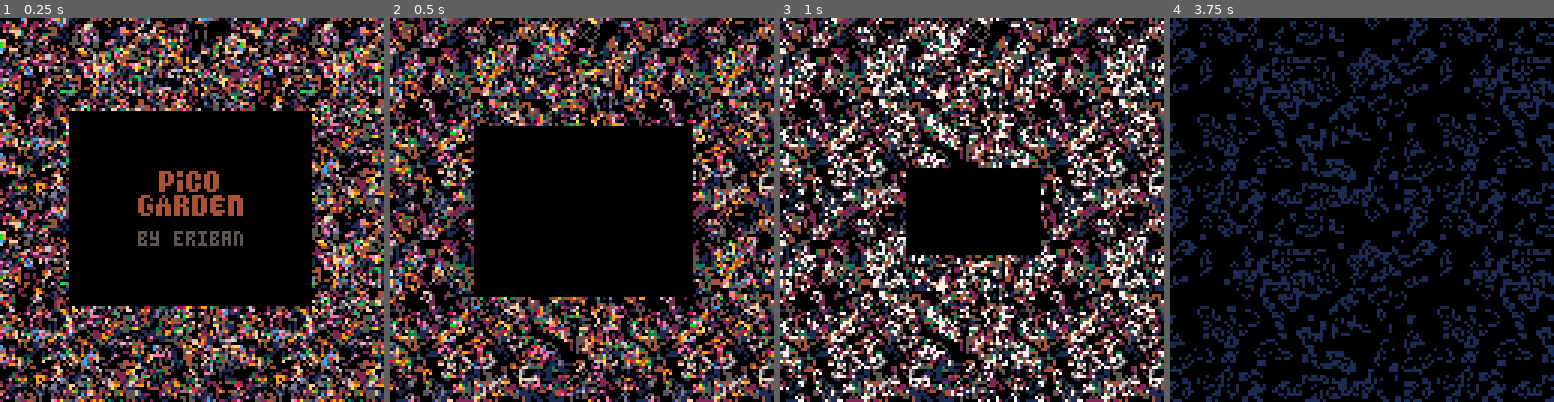
Above: before the commit, frames 1-4 (left to right).
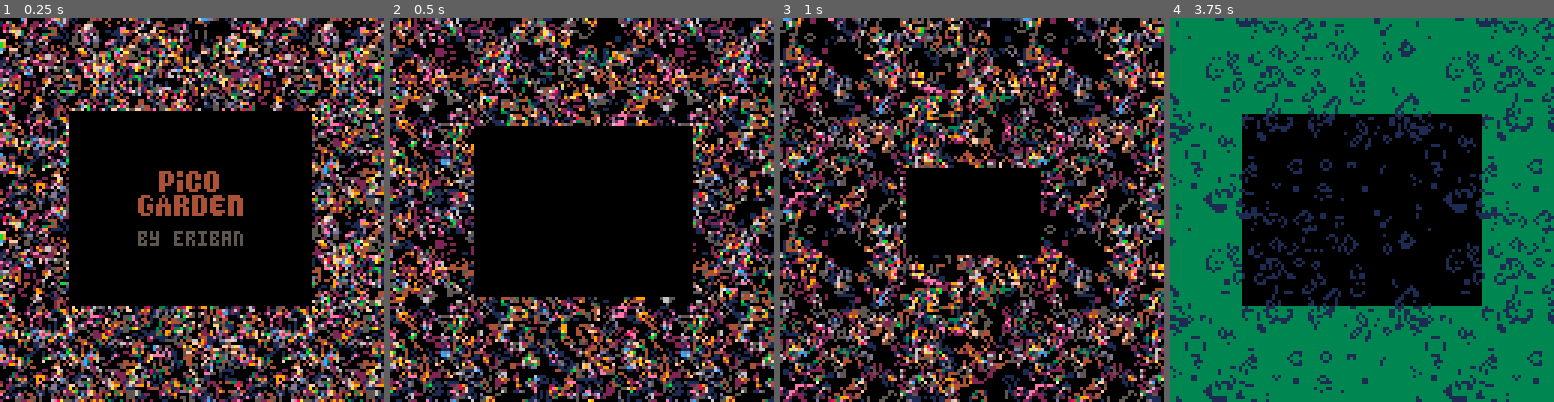
Above: after the commit, the same moments.

Repository: erwinbonsma/PicoGarden
Game: PICO-8 cartridge picogarden.p8
Same seed, same stepped clock (60 frames per second), same inputs: the game is played once before the commit and once after it.
Inputs:
- Up to frame 1 (0.25 s): no input
- Up to frame 2 (0.5 s): tap X (X key) at 0.33 s
- Up to frame 3 (1 s): tap O (Z key) at 0.7 s
- Up to frame 4 (3.75 s): tap X (X key) at 1.07, 1.85, 2.97 s; hold Right 1.6-2.1 s; tap O (Z key) every 0.4 s from 1.7 to 3.7 s; hold Up 2.15-2.42 s; hold Right 2.47-3.03 s; hold Left 3.08-3.58 s; hold Down from 3.63 s (still down)

Frame 1 is identical in both runs. In frame 2, 52% of the frame differs, in the area x 0-100%, y 0-100%; in frame 3, 67%; in frame 4, 76%.

Commit message:
Start fast

Diff:
--- a/picogarden.p8
+++ b/picogarden.p8
@@ -1021,7 +1021,7 @@
  cartdata("eriban_picogarden")
 
  state={}
- state.wait=5
+ state.wait=0
 
  load_hiscores()
 
